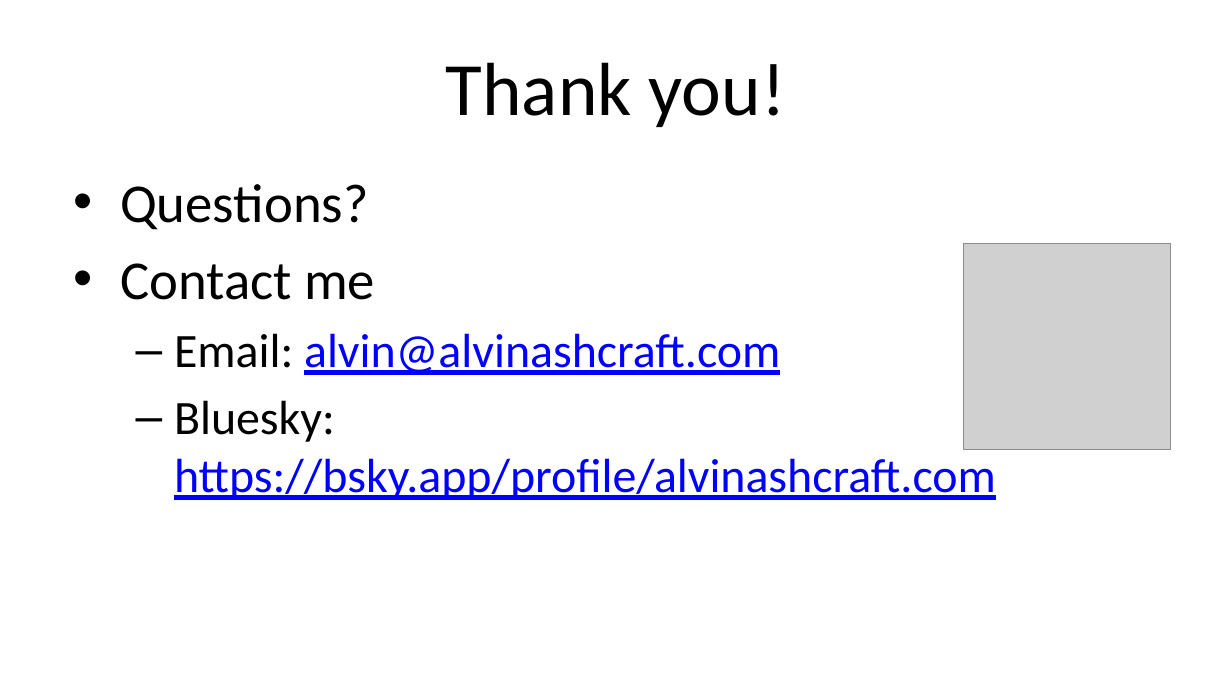
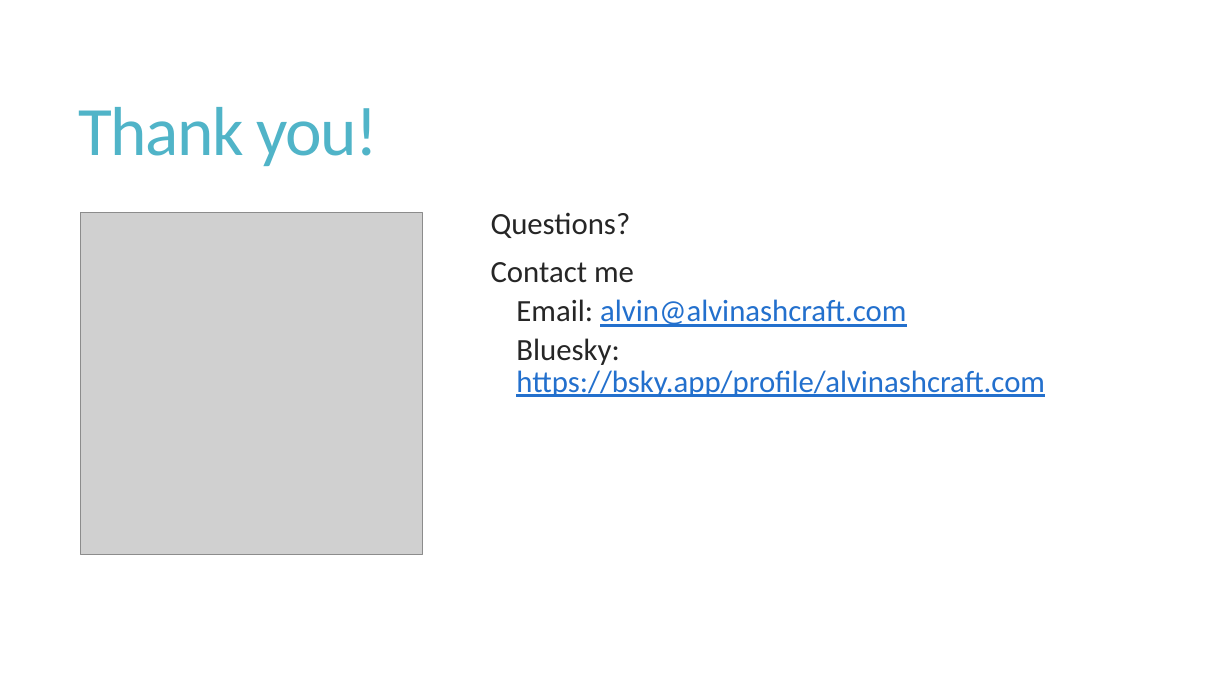
Before and after one commit to alvinashcraft/speaking, a slide deck: slide 14 of 2025/1107_TechBash/StartWithWinUI/TechBash 2025 - Get Started with WinUI.pptx (slide 15 before the commit). Drawn at 1232x693 pixels with LibreOffice and Linux fonts; fonts in the diff are those of the drawing; grey boxes stand for pictures; background and template pictures are left out. Boxes give left, top, right and bottom in pixels: in the first picture for what was removed or moved away, otherwise in the second. Text is boxed around its words. In the diff, an @@ line names an element or a change of style, - is before the commit and + after.

```diff
--- a/2025/1107_TechBash/StartWithWinUI/TechBash 2025 - Get Started with WinUI.pptx
+++ b/2025/1107_TechBash/StartWithWinUI/TechBash 2025 - Get Started with WinUI.pptx
@@ title "Thank you!": place and size @@
-title "Thank you!" at [446, 62, 786, 127]
+title "Thank you!" at [79, 107, 379, 166]
@@ title "Thank you!" at [79, 107, 379, 166]: size 44 to 40.5 pt, text colour #000000 to #50B4C8, letter spacing 0 to -0.9 pt; alignment centre to left; line spacing 1 to 0.85 @@
@@ text "Questions?": place and size @@
-text "Questions?" at [120, 184, 996, 500]
+text "Questions?" at [491, 212, 1045, 397]
@@ text "Questions?" at [491, 212, 1045, 397]: size 32 to 18 pt in "Questions?", "Contact me"; text colour #000000 to #262626 in "Questions?", "Contact me", "Email:", "Bluesky:"; size 28 to 18 pt in "Email: alvin@alvinashcraft.com", "Bluesky: https://bsky.app/profile/alvinashcraft.com"; text colour #0000FF to #2370CD in "alvin@alvinashcraft.com", "https://bsky.app/profile/alvinashcraft.com"; bullet • to  ; line spacing 1 to 0.85; more space between paragraphs; bullet – to  ; less space between paragraphs @@
@@ picture: place and size @@
-picture at [963, 243, 1170, 450]
+picture at [81, 213, 424, 556]
```
Also in this commit, not shown: 13 other slides changed, 3 slides removed.
